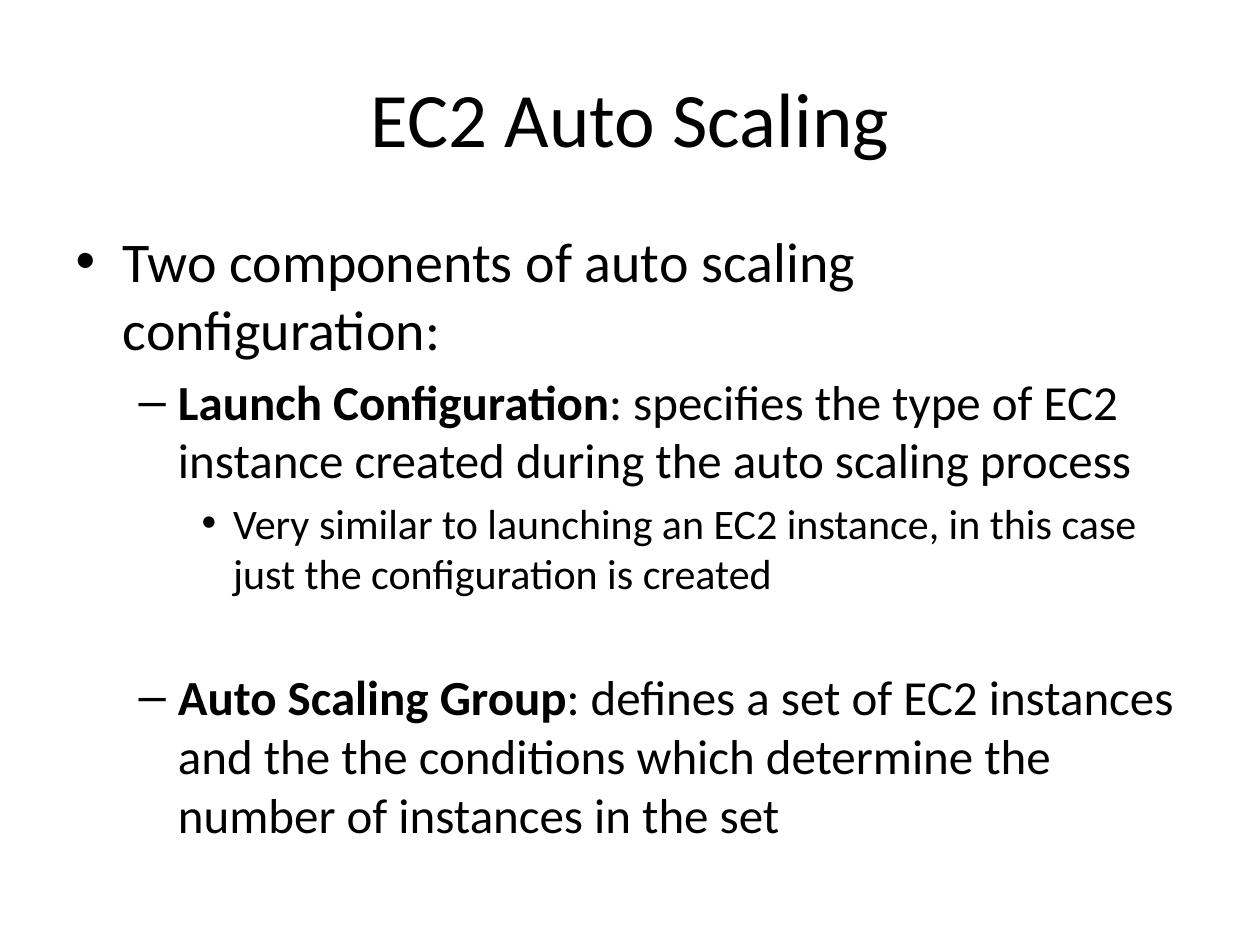
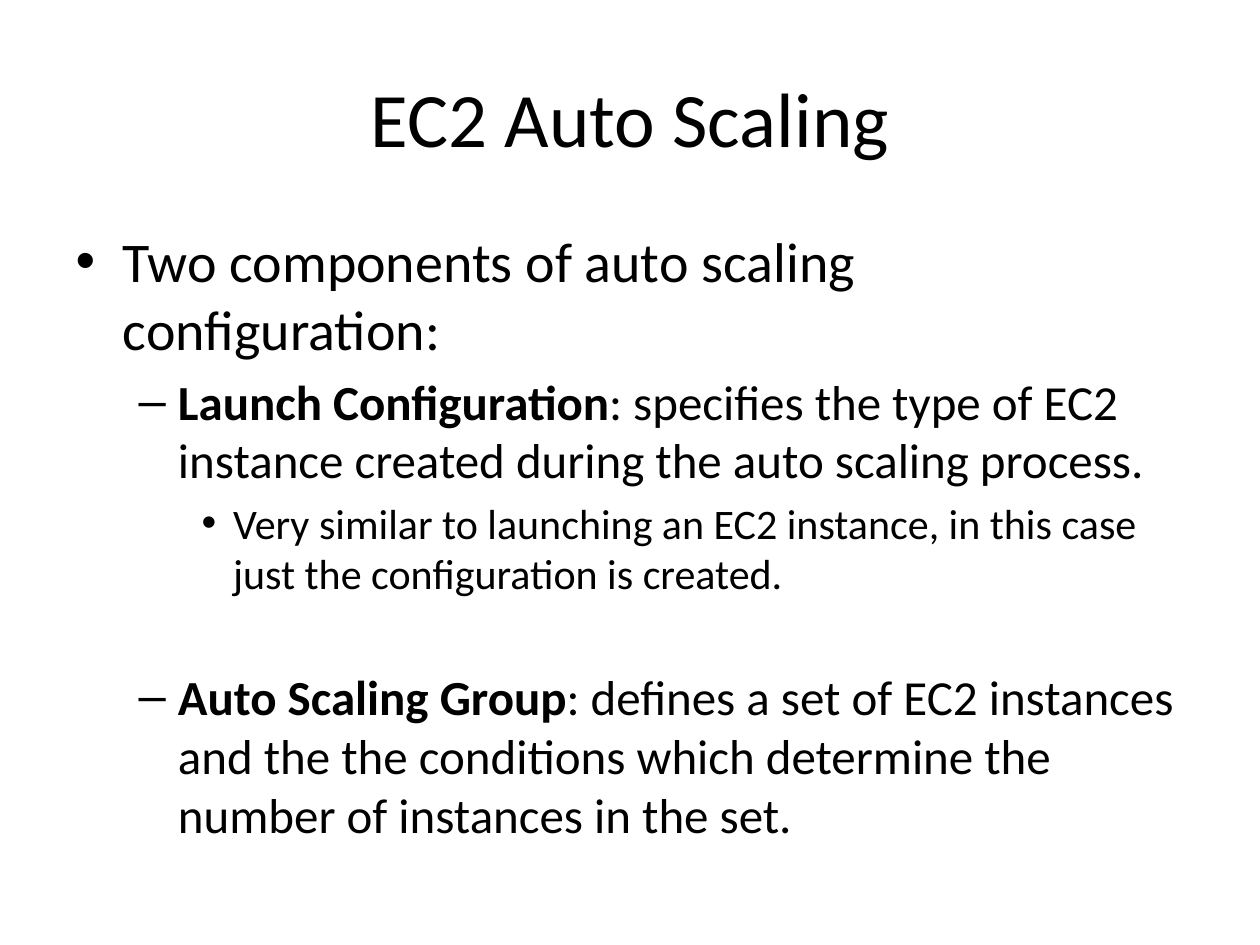
Before and after one commit to jasondbaker/infrastructure-class, a slide deck: slide 9 of infrastructure-week-6.pptx (slide 11 before the commit). Drawn at 1260x945 pixels with LibreOffice and Linux fonts; fonts in the diff are those of the drawing. Boxes give left, top, right and bottom in pixels: in the first picture for what was removed or moved away, otherwise in the second. Text is boxed around its words. In the diff, an @@ line names an element or a change of style, - is before the commit and + after.

```diff
--- a/infrastructure-week-6.pptx
+++ b/infrastructure-week-6.pptx
@@ text at [178, 385, 1174, 834]: text changed @@
-  – Launch Configuration: specifies the type of EC2 instance created during the auto scaling process
-    • Very similar to launching an EC2 instance, in this case just the configuration is created
-  – Auto Scaling Group: defines a set of EC2 instances and the the conditions which determine the number of instances in the set
+  – Launch Configuration: specifies the type of EC2 instance created during the auto scaling process.
+    • Very similar to launching an EC2 instance, in this case just the configuration is created.
+  – Auto Scaling Group: defines a set of EC2 instances and the the conditions which determine the number of instances in the set.
```
Also in this commit, not shown: 27 other slides changed, 1 slide added, 2 slides removed, 1 other file.
